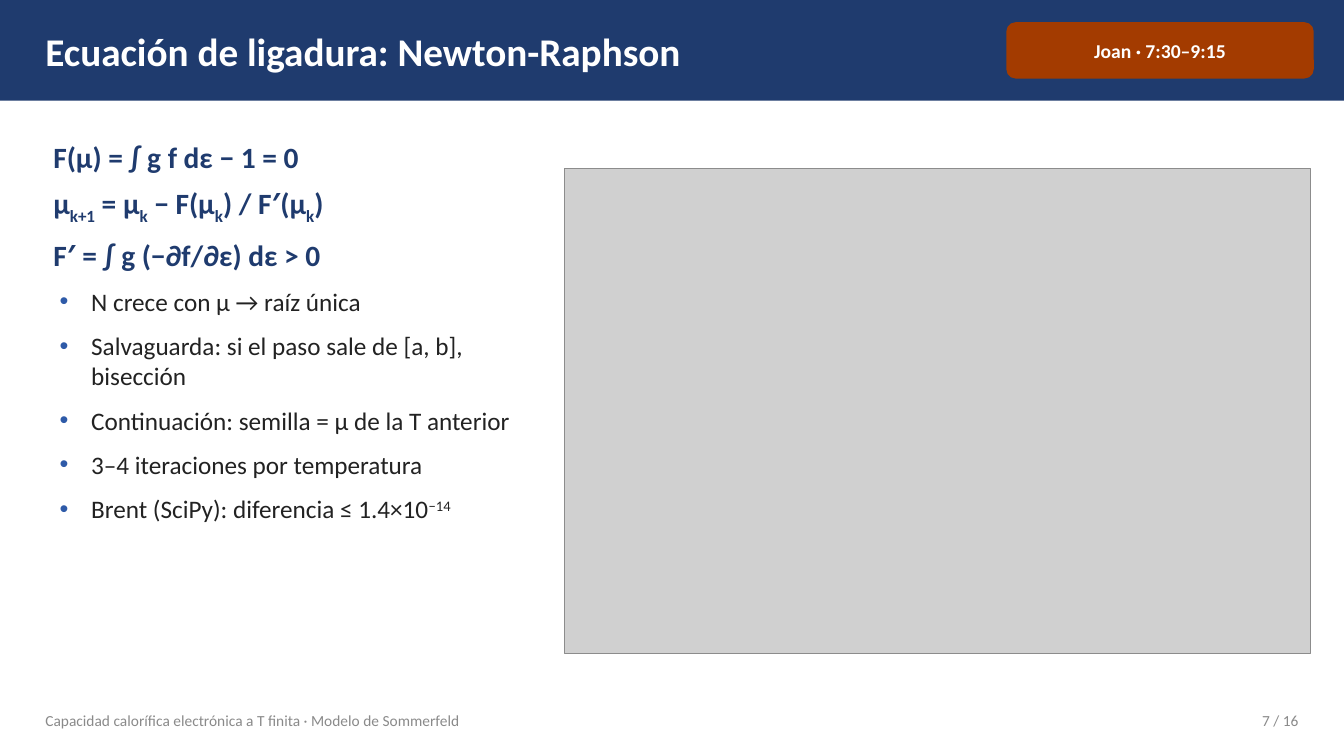
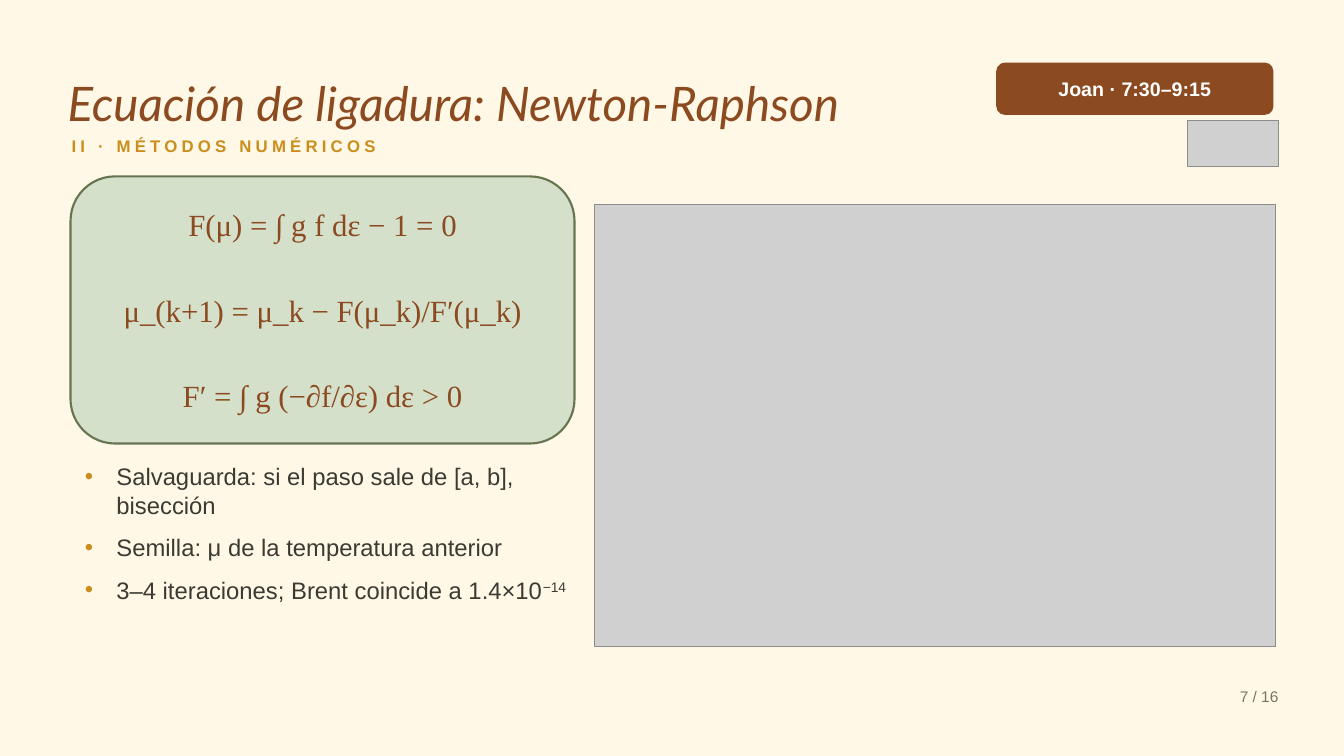
Before and after one commit to SolecitoPunk/capacidad_calorifica, a slide deck: slide 7 of presentacion/presentacion_sommerfeld.pptx. Drawn at 1344x756 pixels with LibreOffice and Linux fonts; fonts in the diff are those of the drawing; grey boxes stand for pictures; background and template pictures are left out. Boxes give left, top, right and bottom in pixels: in the first picture for what was removed or moved away, otherwise in the second. Text is boxed around its words. In the diff, an @@ line names an element or a change of style, - is before the commit and + after.

```diff
--- a/presentacion/presentacion_sommerfeld.pptx
+++ b/presentacion/presentacion_sommerfeld.pptx
@@ background #FFFFFF to picture (left out) @@
@@ rectangle removed at [0, 0, 1344, 101] @@
@@ text "Ecuación de ligadura: Newton-Raphson": place and size @@
-text "Ecuación de ligadura: Newton-Raphson" at [45, 38, 681, 73]
+text "Ecuación de ligadura: Newton-Raphson" at [68, 86, 839, 130]
@@ text "Ecuación de ligadura: Newton-Raphson" at [68, 86, 839, 130]: size 28 to 34 pt, font Calibri to Lato, text colour #FFFFFF to #8B4A20, bold off, italic on; vertical alignment middle to bottom @@
@@ rounded rectangle "Joan · 7:30–9:15": place and size @@
-rounded rectangle "Joan · 7:30–9:15" at [1006, 22, 1314, 79]
+rounded rectangle "Joan · 7:30–9:15" at [996, 63, 1273, 115]
@@ rounded rectangle "Joan · 7:30–9:15" at [996, 63, 1273, 115]: font Calibri to Arial; fill #A33B00 to #8B4A20 @@
@@ text at [53, 146, 361, 315]: paragraphs removed @@
-F(μ) = ∫ g f dε − 1 = 0
-μk+1 = μk − F(μk) / F′(μk)
-F′ = ∫ g (−∂f/∂ε) dε > 0
-• N crece con μ → raíz única
@@ text added at [72, 139, 375, 152], 12 pt, text #C98E1C, bold @@
+II · MÉTODOS NUMÉRICOS
@@ picture added at [1188, 121, 1278, 166] @@
@@ rounded rectangle added at [71, 176, 575, 444], fill #D5E0CB, outline #66744F 1.5 pt @@
@@ picture: place and size @@
-picture at [565, 168, 1311, 653]
+picture at [595, 205, 1275, 647]
@@ text added at [188, 214, 456, 242], 22 pt, text #8B4A20 @@
+F(μ) = ∫ g f dε − 1 = 0
@@ text added at [124, 300, 522, 328], 22 pt, text #8B4A20 @@
+μ_(k+1) = μ_k − F(μ_k)/F′(μ_k)
@@ text added at [183, 385, 462, 414], 22 pt, text #8B4A20 @@
+F′ = ∫ g (−∂f/∂ε) dε > 0
@@ text "Salvaguarda: si el paso sale ...": place and size @@
-text "Salvaguarda: si el paso sale ..." at [53, 146, 509, 522]
+text "Salvaguarda: si el paso sale ..." at [116, 467, 566, 602]
@@ text at [116, 467, 513, 515]: size 18 to 17 pt, font Calibri to Arial, text colour #222222 to #3B3A33 in "Salvaguarda: si el paso sale de [a, ..."; bullet colour #2E5AA8 to #C98E1C @@
@@ text at [116, 538, 566, 602]: text changed; size 18 to 17 pt; font Calibri to Arial; text colour #222222 to #3B3A33 @@
-• Continuación: semilla = μ de la T anterior
-• 3–4 iteraciones por temperatura
-• Brent (SciPy): diferencia ≤ 1.4×10−14
+• Semilla: μ de la temperatura anterior
+• 3–4 iteraciones; Brent coincide a 1.4×10−14
@@ text "7 / 16": place and size @@
-text "7 / 16" at [1262, 715, 1299, 726]
+text "7 / 16" at [1240, 691, 1278, 702]
@@ text "7 / 16" at [1240, 691, 1278, 702]: font Calibri to Arial, text colour #8A8A8A to #7A7462 @@
@@ text removed at [45, 715, 460, 729] @@
-Capacidad calorífica electrónica a T finita · Modelo de Sommerfeld
```
Also in this commit, not shown: 15 other slides changed, 19 other files.
